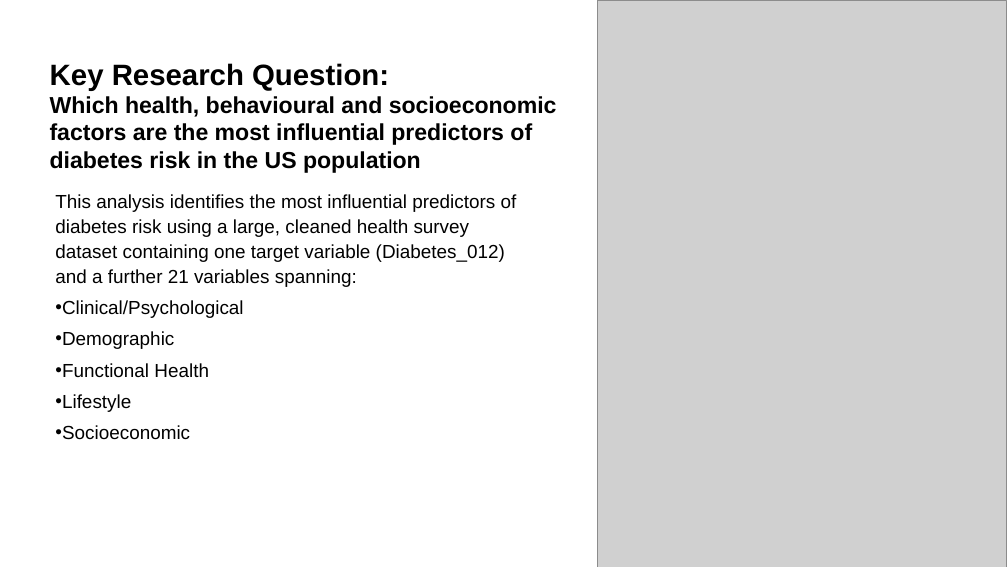
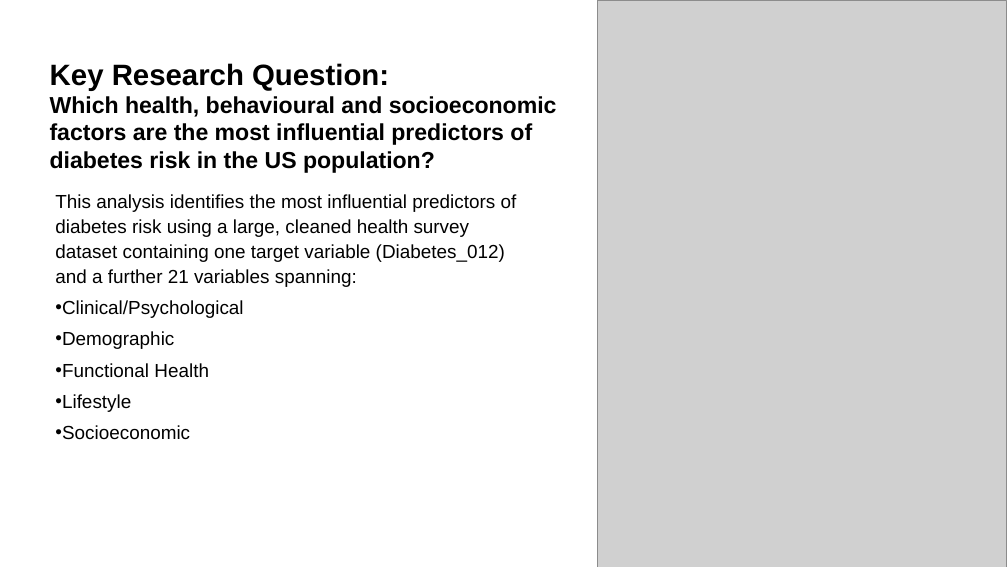
Before and after one commit to teresamcgarry/diabetes, a slide deck: slide 3 of presentation/diabetes_presentation.pptx. Drawn at 1008x567 pixels with LibreOffice and Linux fonts; fonts in the diff are those of the drawing; grey boxes stand for pictures. Boxes give left, top, right and bottom in pixels: in the first picture for what was removed or moved away, otherwise in the second. Text is boxed around its words. In the diff, an @@ line names an element or a change of style, - is before the commit and + after.

Commit message:
Diabetes Presentation

```diff
--- a/presentation/diabetes_presentation.pptx
+++ b/presentation/diabetes_presentation.pptx
@@ text at <box>50,96,557,173</box>: text changed @@
-Which health, behavioural and socioeconomic factors are the most influential predictors of diabetes risk in the US population
+Which health, behavioural and socioeconomic factors are the most influential predictors of diabetes risk in the US population?
```
